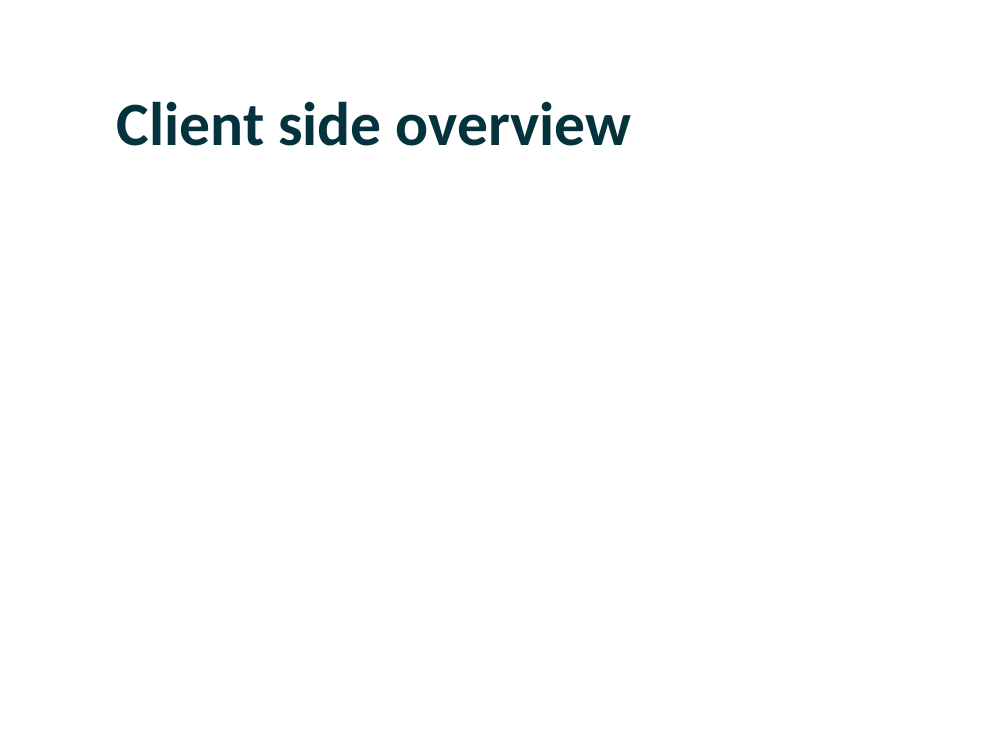
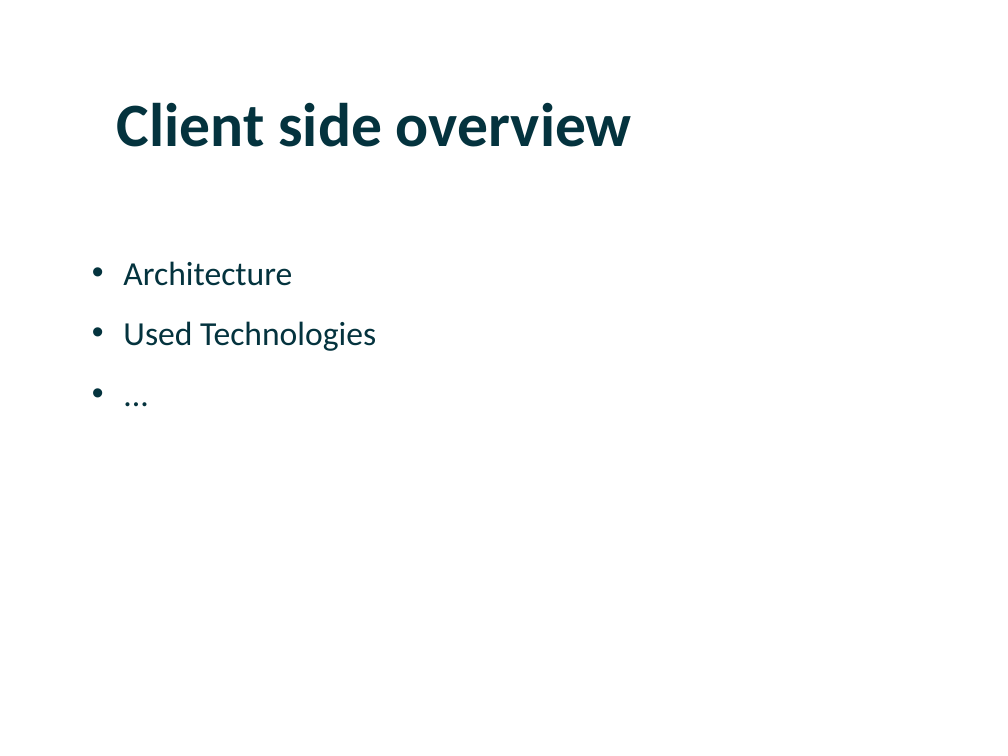
Before and after one commit to DmitriyLy/travel_portal, a slide deck: slide 20 of docs/Travel Portal.pptx (slide 14 before the commit). Drawn at 1008x756 pixels with LibreOffice and Linux fonts; fonts in the diff are those of the drawing; background and template pictures are left out. Boxes give left, top, right and bottom in pixels: in the first picture for what was removed or moved away, otherwise in the second. Text is boxed around its words. In the diff, an @@ line names an element or a change of style, - is before the commit and + after.

```diff
--- a/docs/Travel Portal.pptx
+++ b/docs/Travel Portal.pptx
@@ text added at (123, 261, 376, 351), 24 pt, text #04333E @@
+• Architecture
+• Used Technologies
+• ...
```
Also in this commit, not shown: 7 other slides changed, 17 slides added, 15 slides removed.
